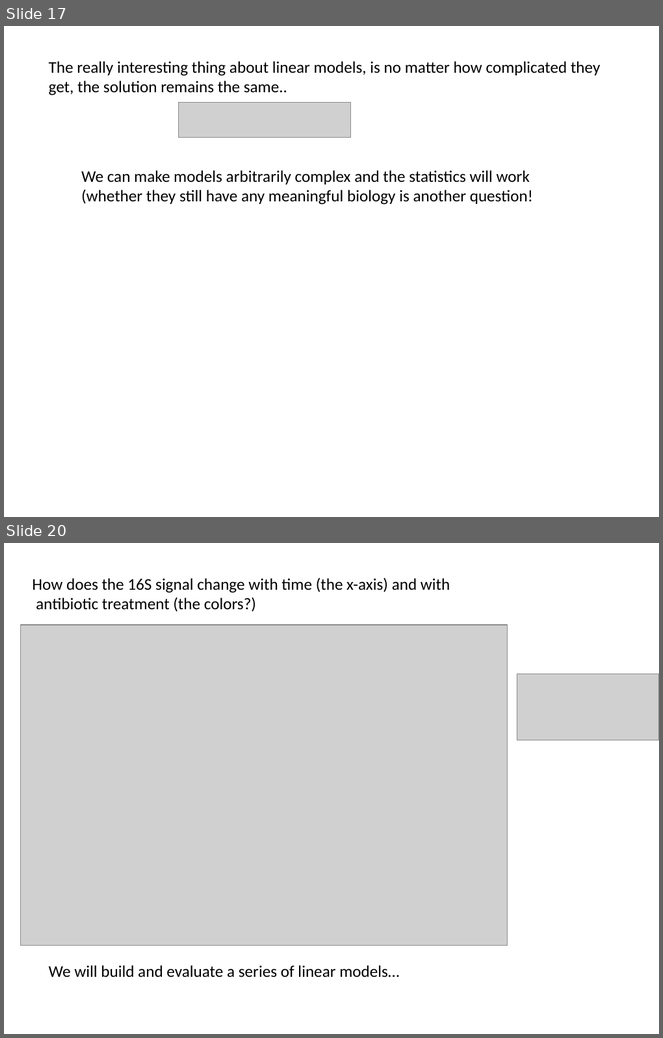
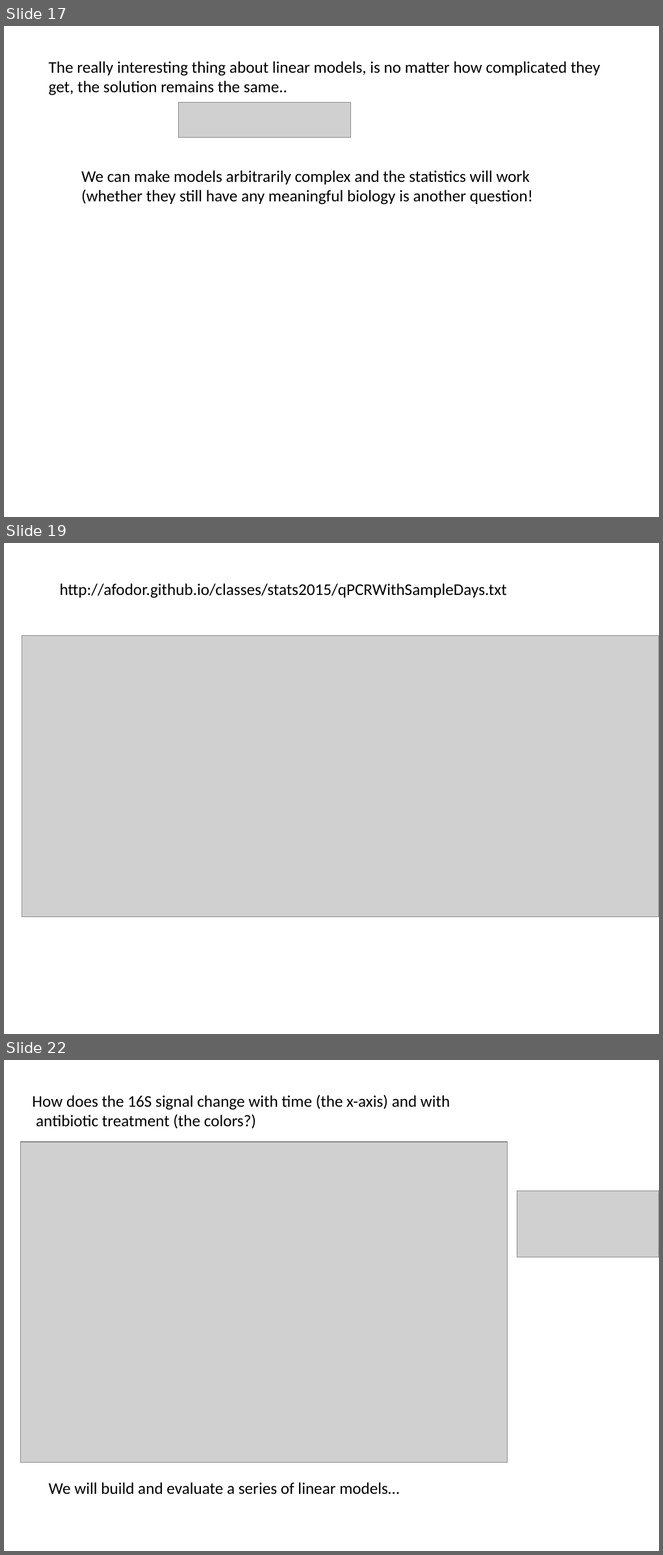
Before and after one commit to afodor/afodor.github.io, a slide deck: classes/stats2015/Lecture16.pptx. Shown one above the other, each under a label of ours: slides 17 and 20 before the commit, slides 17, 19 and 22 after it; the slides between them are not shown. The pictures are 663x1038 and 663x1555 pixels, drawn with LibreOffice and Linux fonts; fonts in the diff are those of the drawing; grey boxes stand for pictures. Boxes give left, top, right and bottom in pixels: in the first picture for what was removed or moved away, otherwise in the second. Text is boxed around its words. In the diff, an @@ line names an element or a change of style, - is before the commit and + after.

```diff
--- a/classes/stats2015/Lecture16.pptx
+++ b/classes/stats2015/Lecture16.pptx
@@ slide 19 added at (4, 543, 659, 1034), background #FFFFFF @@
@@ text added at (60, 583, 507, 598), 18 pt, text #000000 @@
+http://afodor.github.io/classes/stats2015/qPCRWithSampleDays.txt
@@ picture added at (22, 636, 659, 917) @@
@@ what was slide 20 is now slide 22 @@
```
Also in this commit, not shown: 1 slide changed, 2 other slides added, 1 slide removed.
